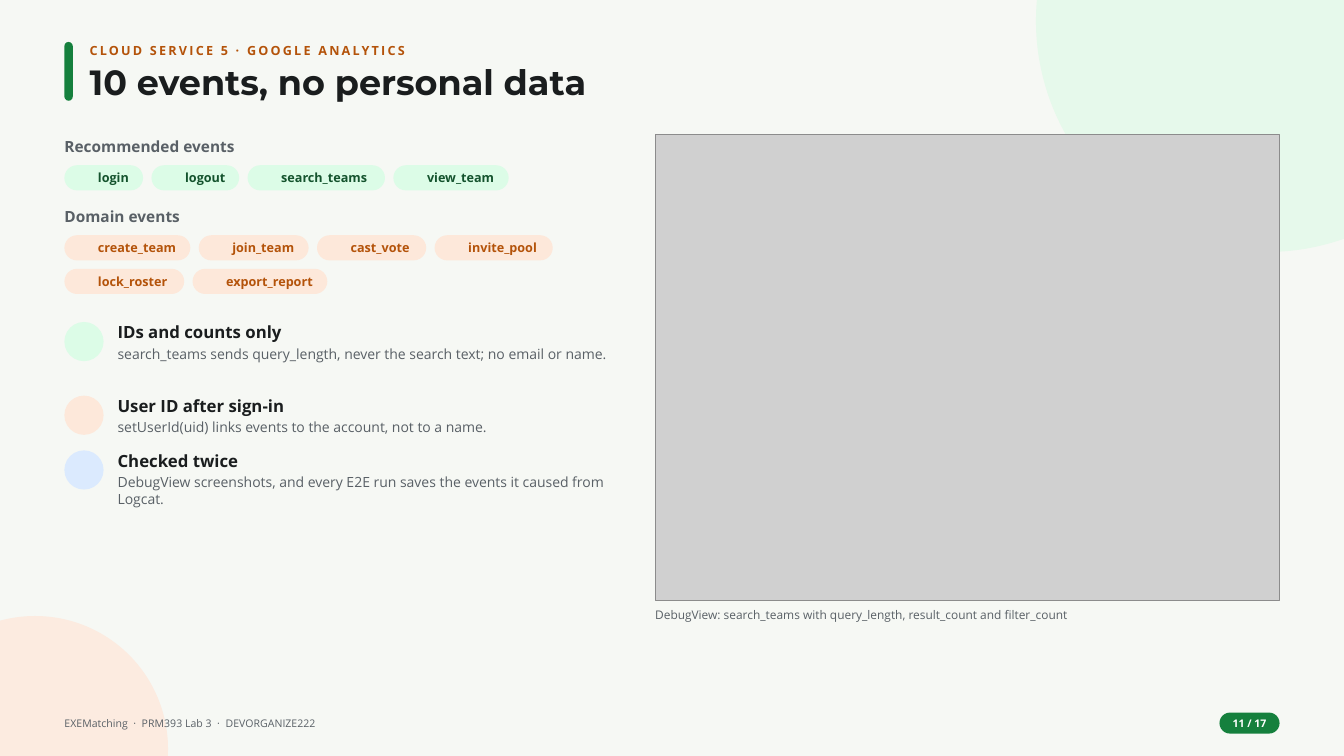
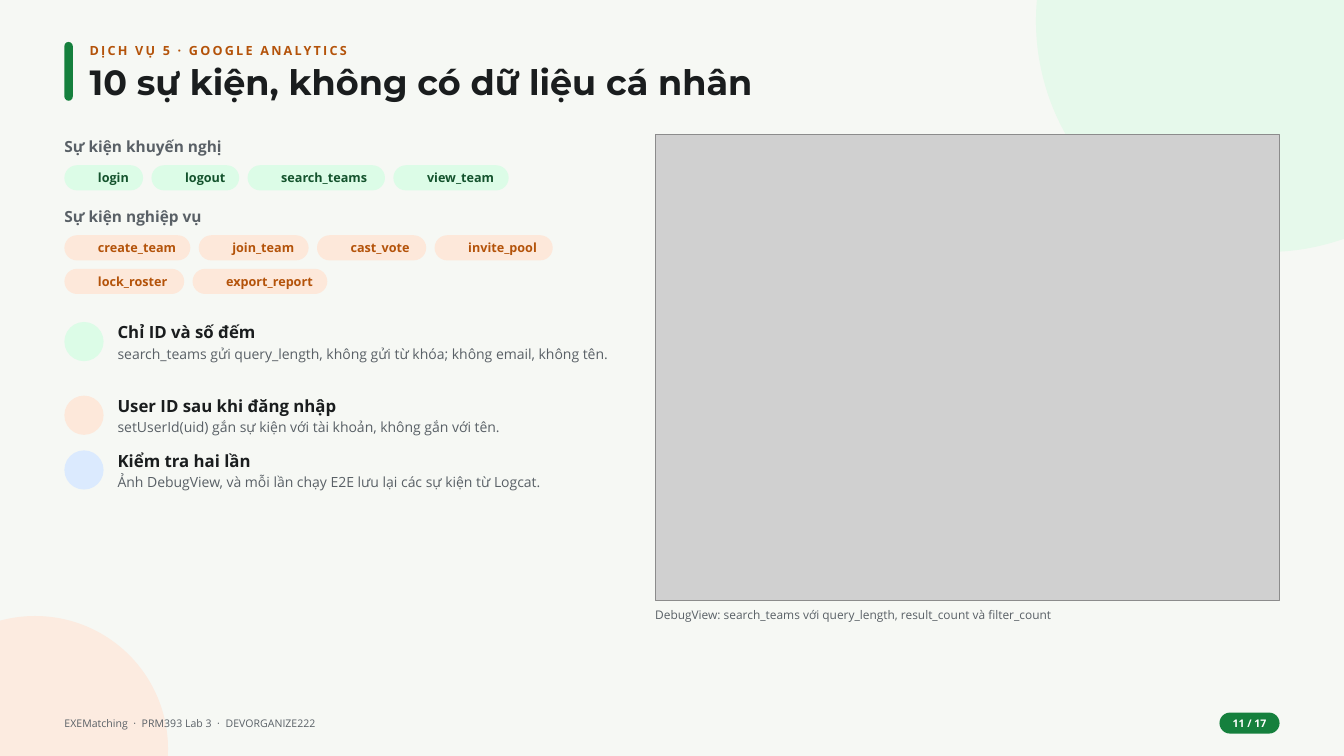
Before and after one commit to DEVORGANIZE222/Lab3_Cloud-Enabled_Mobile_App, a slide deck: slide 11 of slides/Lab03_DEVORGANIZE222_slides.pptx. Drawn at 1344x756 pixels with LibreOffice and Linux fonts; fonts in the diff are those of the drawing; grey boxes stand for pictures; background and template pictures are left out. Boxes give left, top, right and bottom in pixels: in the first picture for what was removed or moved away, otherwise in the second. Text is boxed around its words. In the diff, an @@ line names an element or a change of style, - is before the commit and + after.

```diff
--- a/slides/Lab03_DEVORGANIZE222_slides.pptx
+++ b/slides/Lab03_DEVORGANIZE222_slides.pptx
@@ text at <box>90,46,346,58</box>: text changed @@
-CLOUD SERVICE 5 · GOOGLE ANALYTICS
+DỊCH VỤ 5 · GOOGLE ANALYTICS
@@ text at <box>90,67,752,103</box>: text changed @@
-10 events, no personal data
+10 sự kiện, không có dữ liệu cá nhân
@@ text at <box>64,139,222,156</box>: text changed @@
-Recommended events
+Sự kiện khuyến nghị
@@ text at <box>64,210,202,226</box>: text changed @@
-Domain events
+Sự kiện nghiệp vụ
@@ text at <box>118,324,255,338</box>: text changed @@
-IDs and counts only
+Chỉ ID và số đếm
@@ text at <box>118,347,608,363</box>: text changed @@
-search_teams sends query_length, never the search text; no email or name.
+search_teams gửi query_length, không gửi từ khóa; không email, không tên.
@@ text at <box>118,399,336,416</box>: text changed @@
-User ID after sign-in
+User ID sau khi đăng nhập
@@ text at <box>118,420,500,436</box>: text changed @@
-setUserId(uid) links events to the account, not to a name.
+setUserId(uid) gắn sự kiện với tài khoản, không gắn với tên.
@@ text at <box>118,452,250,467</box>: text changed @@
-Checked twice
+Kiểm tra hai lần
@@ text at <box>118,474,540,491</box>: text changed @@
-DebugView screenshots, and every E2E run saves the events it caused from Logcat.
+Ảnh DebugView, và mỗi lần chạy E2E lưu lại các sự kiện từ Logcat.
@@ text at <box>655,610,1051,622</box>: text changed @@
-DebugView: search_teams with query_length, result_count and filter_count
+DebugView: search_teams với query_length, result_count và filter_count
```
Also in this commit, not shown: 14 other slides changed, 2 slides added, 2 slides removed.
